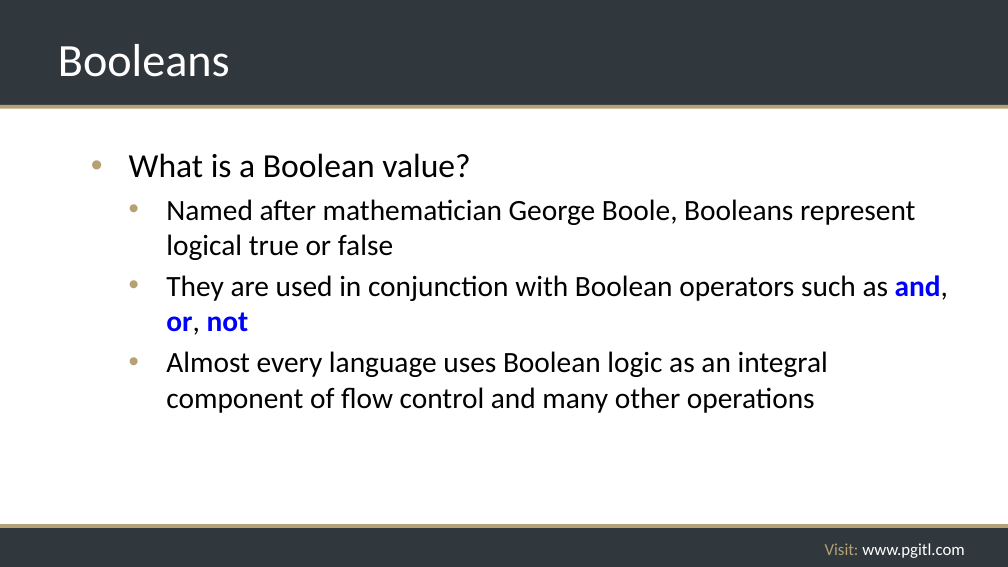
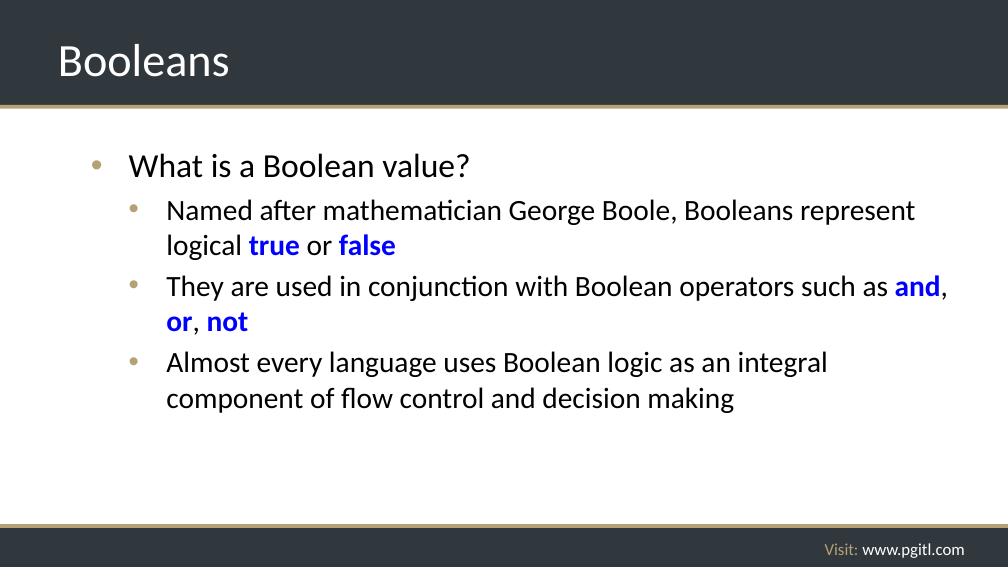
Before and after one commit to rikkouri/project-a, a slide deck: slide 73 of Programming Foundations.pptx. Drawn at 1008x567 pixels with LibreOffice and Linux fonts; fonts in the diff are those of the drawing; background and template pictures are left out. Boxes give left, top, right and bottom in pixels: in the first picture for what was removed or moved away, otherwise in the second. Text is boxed around its words. In the diff, an @@ line names an element or a change of style, - is before the commit and + after.

```diff
--- a/Programming Foundations.pptx
+++ b/Programming Foundations.pptx
@@ text at bbox=[166, 199, 915, 260]: text colour #000000 to #0000FF, bold on in "true false" @@
@@ text at bbox=[166, 351, 828, 413]: text changed @@
-  • Almost every language uses Boolean logic as an integral component of flow control and many other operations
+  • Almost every language uses Boolean logic as an integral component of flow control and decision making
```
Also in this commit, not shown: 2 other slides changed, 2 slides added.
